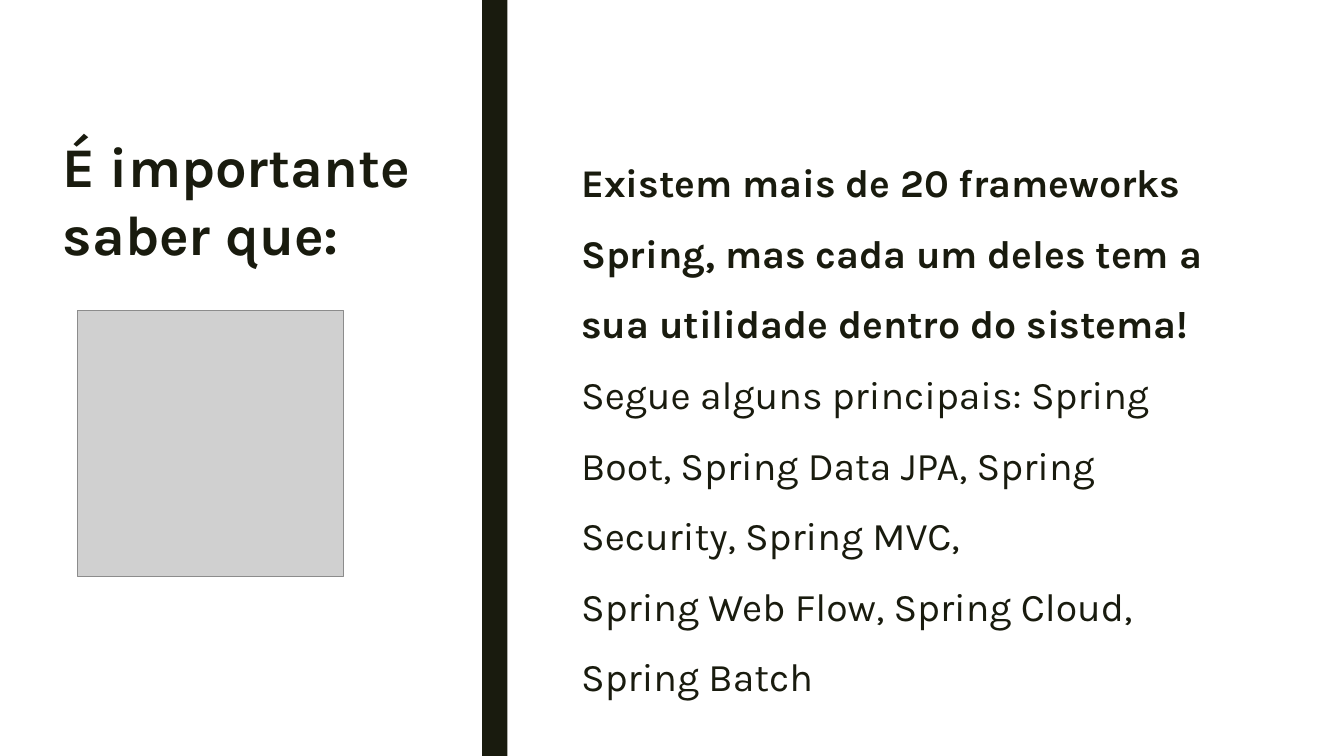
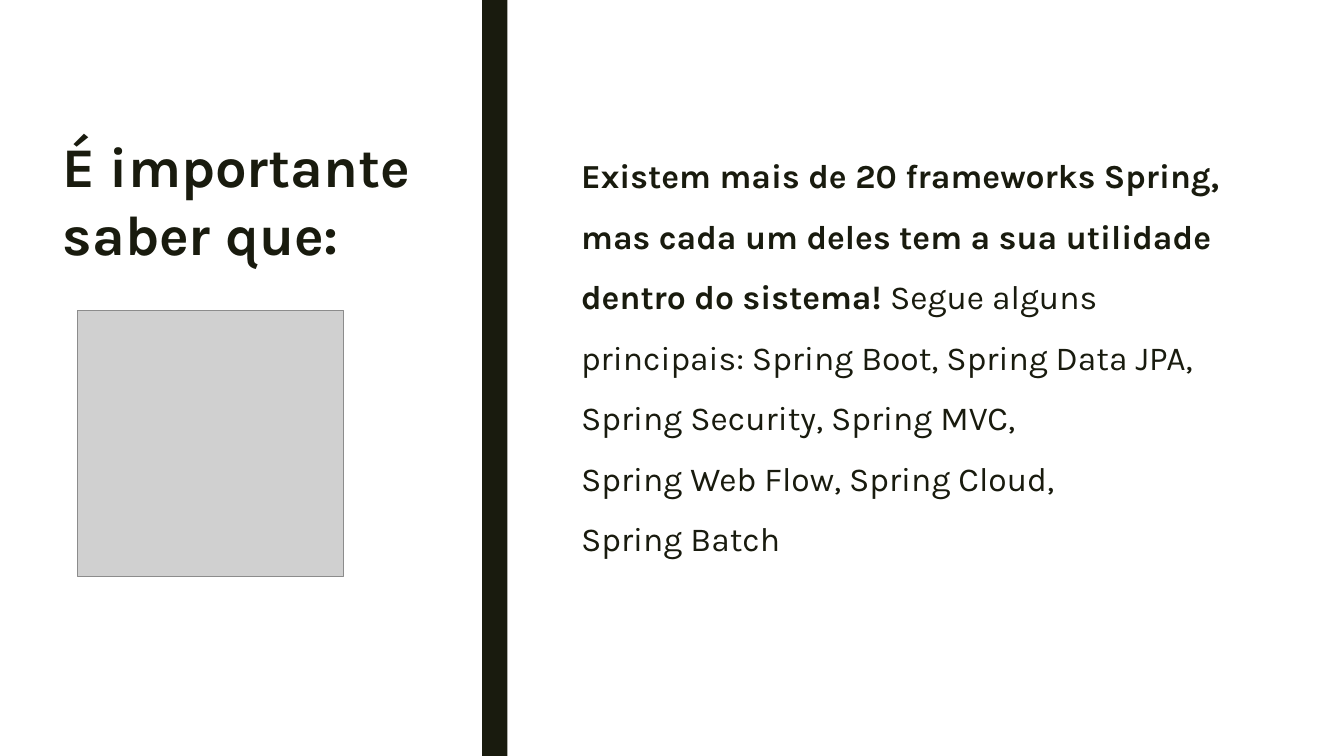
Before and after one commit to francielisabreu/BecaJava.hibernate, a slide deck: slide 3 of ppt_spring_jpa.pptx. Drawn at 1344x756 pixels with LibreOffice and Linux fonts; fonts in the diff are those of the drawing; grey boxes stand for pictures. Boxes give left, top, right and bottom in pixels: in the first picture for what was removed or moved away, otherwise in the second. Text is boxed around its words. In the diff, an @@ line names an element or a change of style, - is before the commit and + after.

```diff
--- a/ppt_spring_jpa.pptx
+++ b/ppt_spring_jpa.pptx
@@ text "Existem mais de 20 frameworks ..." at (x1=581, y1=164, x2=1219, y2=560): size 28 to 24 pt @@
```
Also in this commit, not shown: 4 other slides changed, 2 slides added.
